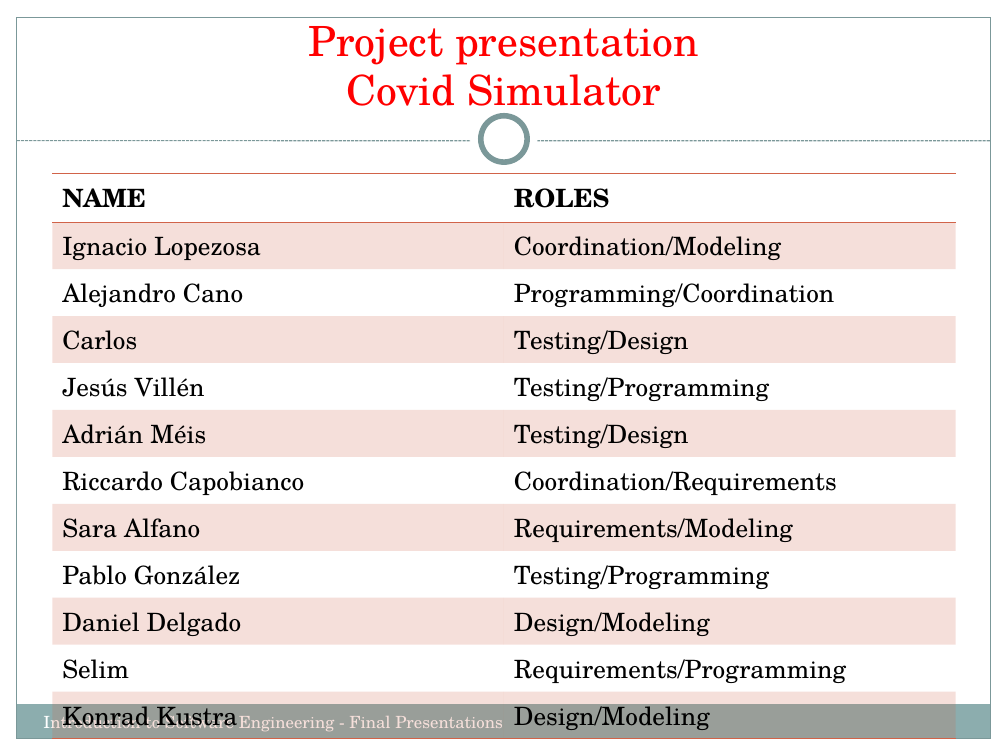
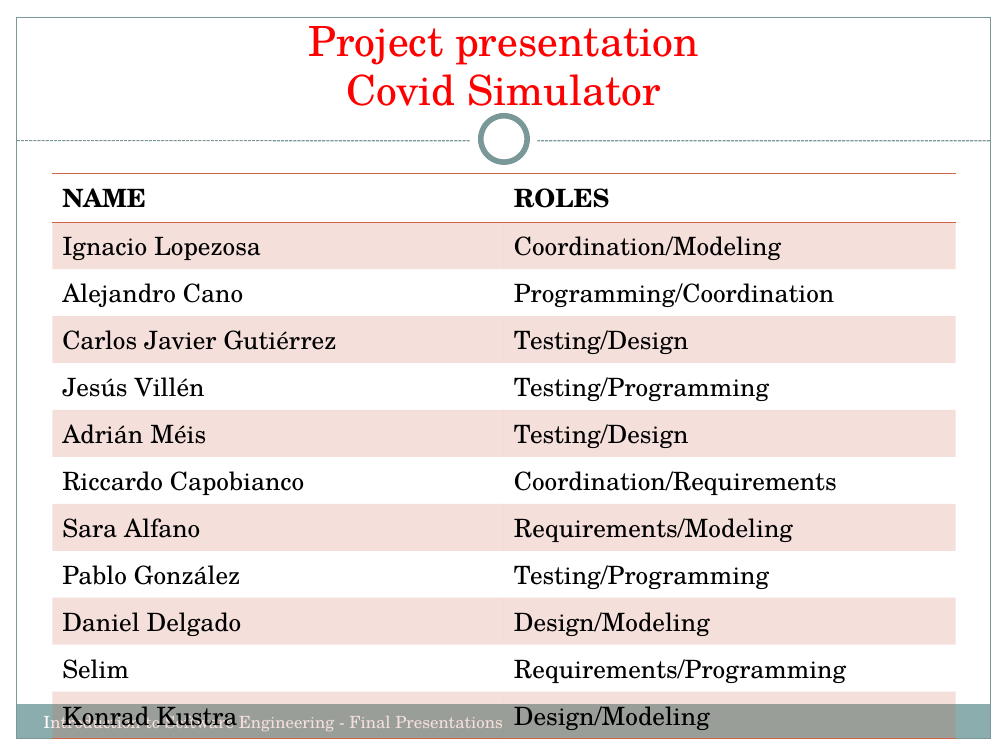
Before and after one commit to Cyber-Punk-REAS/the_project, a slide deck: slide 1 of IntroSWEng.FinalPresentations.pptx. Drawn at 1008x756 pixels with LibreOffice and Linux fonts; fonts in the diff are those of the drawing. Boxes give left, top, right and bottom in pixels: in the first picture for what was removed or moved away, otherwise in the second. Text is boxed around its words. In the diff, an @@ line names an element or a change of style, - is before the commit and + after.

```diff
--- a/IntroSWEng.FinalPresentations.pptx
+++ b/IntroSWEng.FinalPresentations.pptx
@@ table at [52, 173, 956, 734] @@
-row 4, column 1: Carlos
+row 4, column 1: Carlos Javier Gutiérrez
```
Also in this commit, not shown: 10 other slides changed, 2 slides added.
